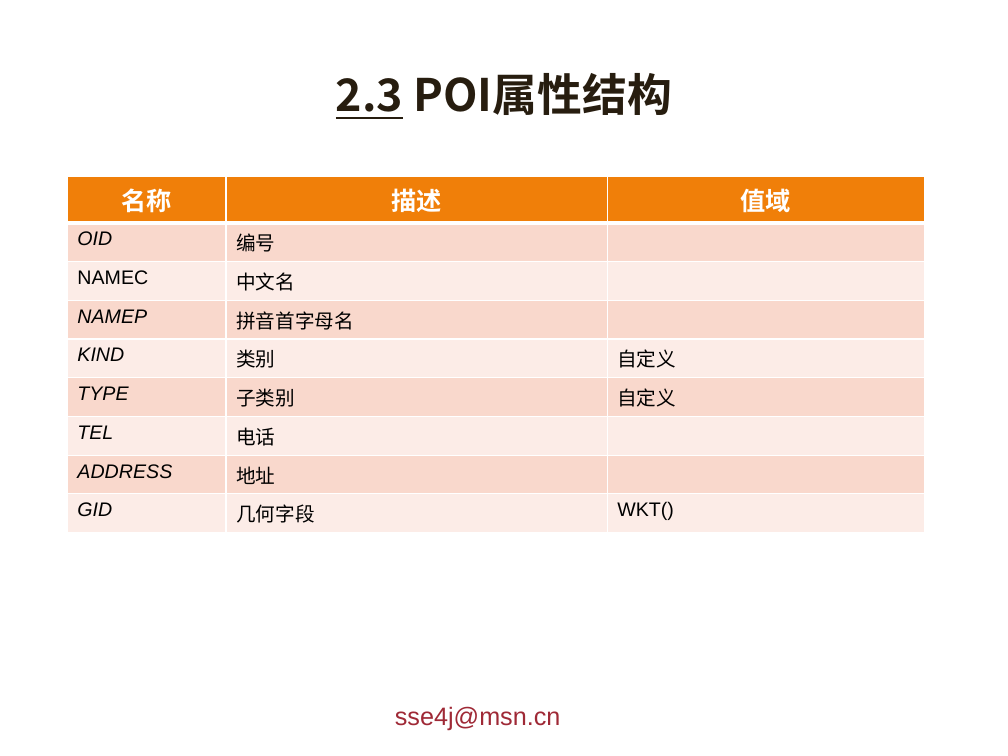
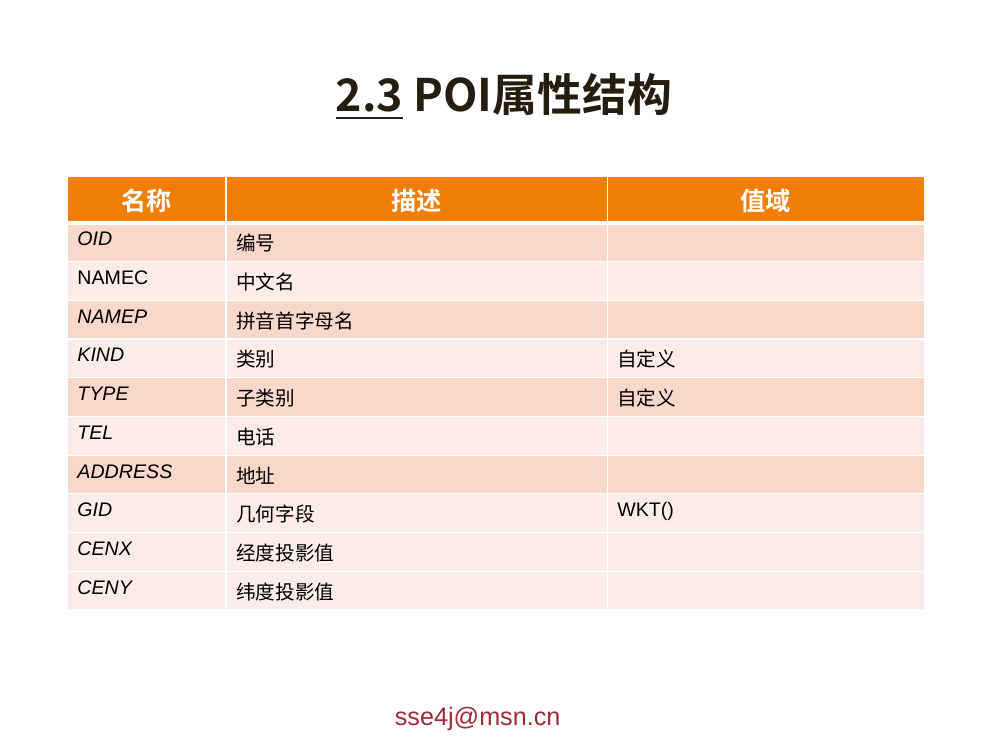
Before and after one commit to giszh86/sse4j, a slide deck: slide 9 of doc/sse4jt.pptx. Drawn at 1008x756 pixels with LibreOffice and Linux fonts; fonts in the diff are those of the drawing; background and template pictures are left out. Boxes give left, top, right and bottom in pixels: in the first picture for what was removed or moved away, otherwise in the second. Text is boxed around its words. In the diff, an @@ line names an element or a change of style, - is before the commit and + after.

```diff
--- a/doc/sse4jt.pptx
+++ b/doc/sse4jt.pptx
@@ table at <box>68,176,924,605</box> @@
+row 10: CENX | 经度投影值 | 
+row 11: CENY | 纬度投影值 | 
```
Also in this commit, not shown: 4 other slides changed.
